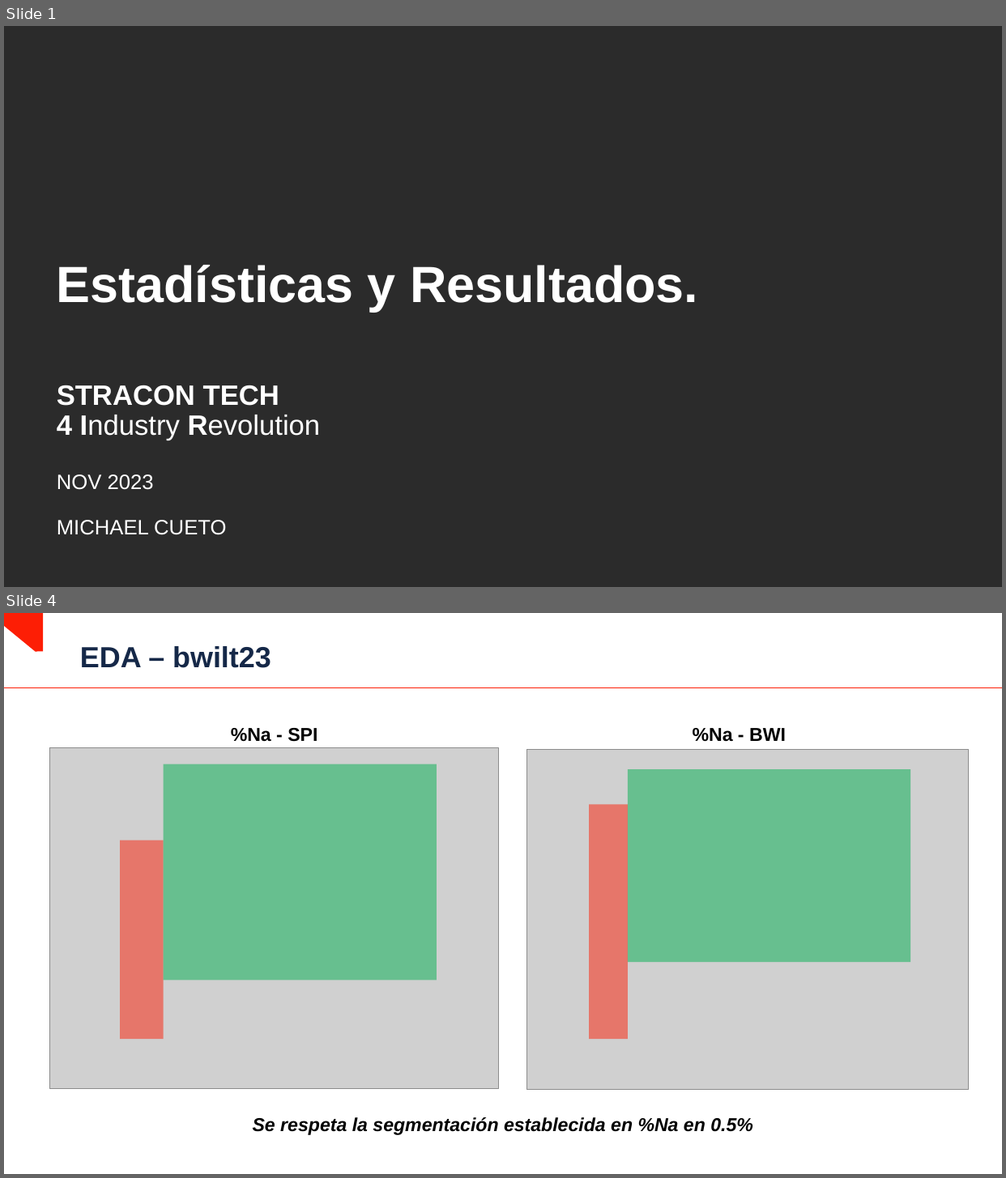
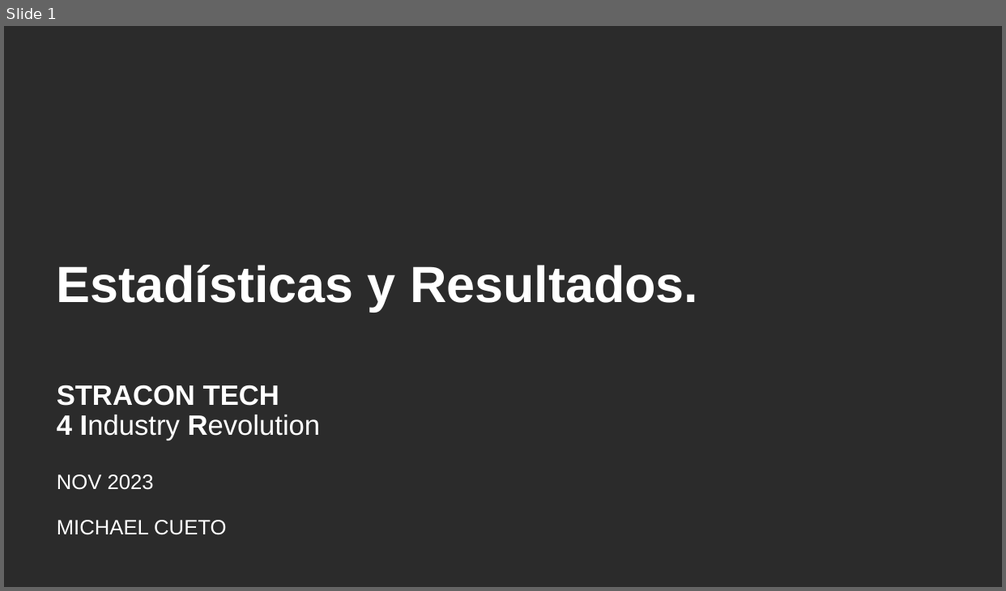
Before and after one commit to MichaelCueto/GeologyML23, a slide deck: 01_Analisis/Estadisticas y Resultados.pptx. Shown one above the other, each under a label of ours: slides 1 and 4 before the commit, slide 1 after it; the slides between them are not shown. The pictures are 1006x1178 and 1006x591 pixels, drawn with LibreOffice and Linux fonts; fonts in the diff are those of the drawing; grey boxes stand for pictures; background and template pictures are left out; a plain dark background stands for a picture behind light text. Boxes give left, top, right and bottom in pixels: in the first picture for what was removed or moved away, otherwise in the second. Text is boxed around its words. In the diff, an @@ line names an element or a change of style, - is before the commit and + after.

```diff
--- a/01_Analisis/Estadisticas y Resultados.pptx
+++ b/01_Analisis/Estadisticas y Resultados.pptx
@@ slide 4 removed at (x1=4, y1=613, x2=1002, y2=1174), background #FFFFFF @@
@@ freeform shape removed at (x1=4, y1=613, x2=43, y2=651) @@
@@ title removed at (x1=80, y1=646, x2=271, y2=668) @@
-EDA – bwilt23
@@ line removed from (4, 688) to (1002, 688) @@
@@ text removed at (x1=231, y1=728, x2=317, y2=742) @@
-%Na - SPI
@@ text removed at (x1=692, y1=728, x2=786, y2=742) @@
-%Na - BWI
@@ picture removed at (x1=49, y1=748, x2=498, y2=1089) @@
@@ picture removed at (x1=527, y1=749, x2=969, y2=1090) @@
@@ rectangle removed at (x1=164, y1=764, x2=437, y2=981) @@
@@ rectangle removed at (x1=628, y1=769, x2=910, y2=963) @@
@@ rectangle removed at (x1=590, y1=805, x2=629, y2=1040) @@
@@ rectangle removed at (x1=120, y1=841, x2=164, y2=1040) @@
@@ text removed at (x1=253, y1=1118, x2=753, y2=1135) @@
-Se respeta la segmentación establecida en %Na en 0.5%
```
Also in this commit, not shown: 2 slides changed, 4 slides added, 4 other slides removed, 11 other files.
